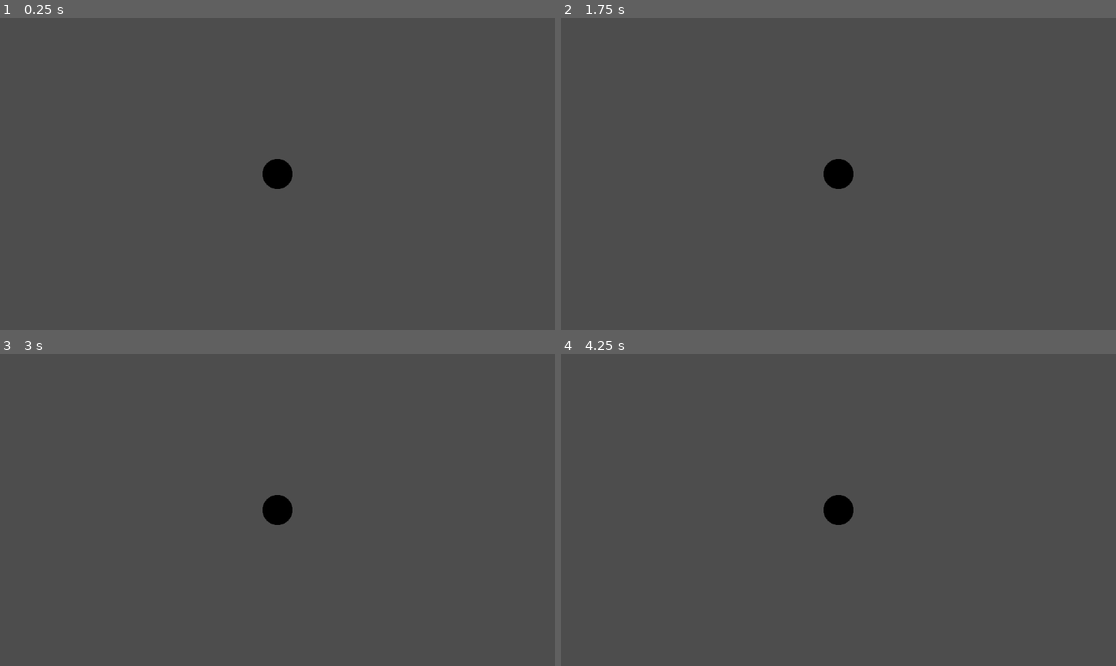
Above: before the commit, frames 1-4 (two rows, left to right).
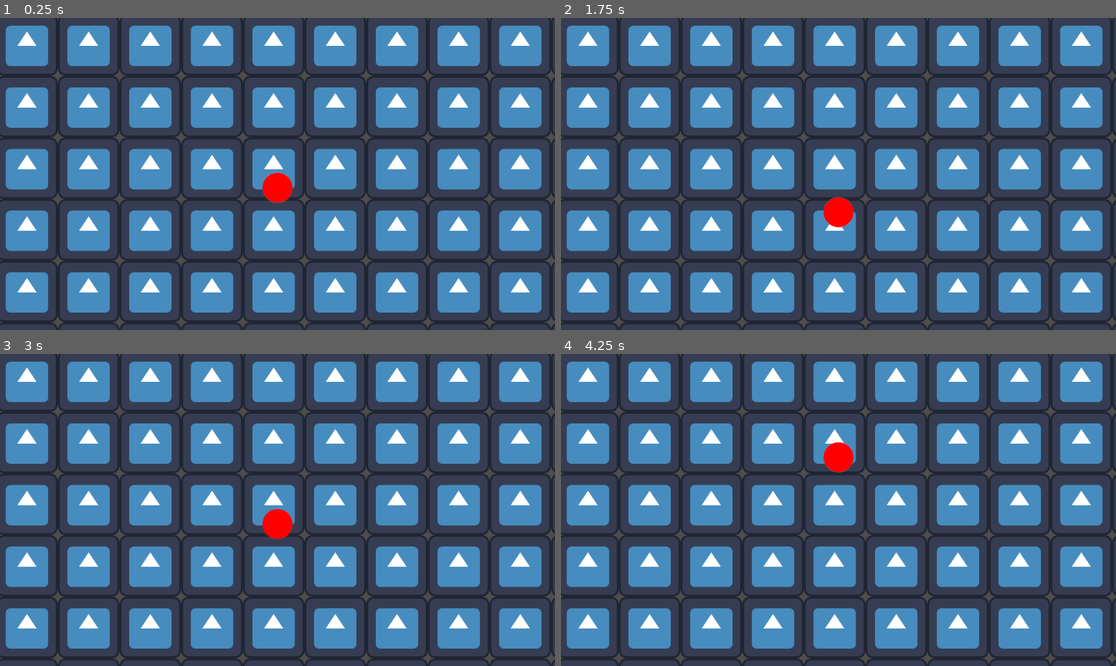
Above: after the commit, the same moments.

Repository: SpaceMonkeyy86/new-scene-game-jam-2025
Game: Godot game, scene res://scene_1.tscn
The game is run twice, just before and just after one commit, with the same random seed, the same clock (stepped at 60 frames per second) and the same inputs. The engine's default icon, where the game draws it, is replaced by a stand-in: a white triangle on a blue panel in a dark square.
Inputs (mouse positions are in pixels of both pictures, inside the frame that each line leads up to):
- Up to frame 1 (0.25 s): no input
- Up to frame 2 (1.75 s): move the mouse to (960, 158) at 0.52 s; click (960, 158) at 0.67 s; move the mouse to (727, 189) at 1.27 s; click (727, 189) at 1.42 s
- Up to frame 3 (3 s): move the mouse to (333, 441) at 2.02 s; click (333, 441) at 2.17 s; move the mouse to (249, 572) at 2.77 s; click (249, 572) at 2.92 s
- Up to frame 4 (4.25 s): move the mouse to (1005, 556) at 3.52 s; click (1005, 556) at 3.67 s

The runs differ from the first frame. In frame 1, 58% of the frame differs, in the area x 0-100%, y 0-100%; in frame 2, 58%; in frame 3, 58%; in frame 4, 58%.

Commit message:
Jumping character

Diff:
--- /dev/null
+++ b/CharacterController.gd
@@ -0,0 +1,13 @@
+extends RigidBody2D
+
+@export var speed = 400
+
+func _process(delta):
+	print(position)
+	if Input.is_mouse_button_pressed(MOUSE_BUTTON_LEFT):
+		set_axis_velocity(Vector2.ZERO)
+		apply_force(Vector2.UP * speed * delta)
+
+func _integrate_forces(state):
+	if Input.is_mouse_button_pressed(MOUSE_BUTTON_LEFT):
+		state.linear_velocity = Vector2.UP * speed
--- a/scene_1.tscn
+++ b/scene_1.tscn
@@ -1,9 +1,14 @@
-[gd_scene load_steps=4 format=3 uid="uid://b2hcjbtmi61t0"]
+[gd_scene load_steps=7 format=3 uid="uid://b2hcjbtmi61t0"]
+
+[ext_resource type="Script" uid="uid://cdpa4roxlubnf" path="res://CharacterController.gd" id="1_3sd7o"]
+[ext_resource type="Texture2D" uid="uid://bnhd0n38fog5y" path="res://icon.svg" id="2_3xosi"]
+
+[sub_resource type="PhysicsMaterial" id="PhysicsMaterial_3xosi"]
 
 [sub_resource type="Gradient" id="Gradient_icno0"]
 interpolation_mode = 1
 offsets = PackedFloat32Array(0, 0.7)
-colors = PackedColorArray(0, 0, 0, 1, 1, 1, 1, 0)
+colors = PackedColorArray(1, 0, 0, 1, 1, 1, 1, 0)
 
 [sub_resource type="GradientTexture2D" id="GradientTexture2D_3sd7o"]
 gradient = SubResource("Gradient_icno0")
@@ -11,18 +16,26 @@
 fill_from = Vector2(0.5, 0.5)
 
 [sub_resource type="CircleShape2D" id="CircleShape2D_3xosi"]
-radius = 29.51
 
 [node name="Scene1" type="Node2D"]
 
-[node name="Character" type="Node2D" parent="."]
-
-[node name="Camera2D" type="Camera2D" parent="Character"]
+[node name="Character" type="RigidBody2D" parent="."]
+physics_material_override = SubResource("PhysicsMaterial_3xosi")
+script = ExtResource("1_3sd7o")
 
 [node name="Sprite2D" type="Sprite2D" parent="Character"]
 texture = SubResource("GradientTexture2D_3sd7o")
 
-[node name="RigidBody2D" type="RigidBody2D" parent="Character"]
+[node name="CollisionShape2D" type="CollisionShape2D" parent="Character"]
+shape = SubResource("CircleShape2D_3xosi")
 
-[node name="CollisionShape2D" type="CollisionShape2D" parent="Character/RigidBody2D"]
-shape = SubResource("CircleShape2D_3xosi")
+[node name="CanvasLayer" type="CanvasLayer" parent="."]
+layer = -1
+
+[node name="Sprite2D" type="Sprite2D" parent="CanvasLayer"]
+texture_repeat = 2
+texture = ExtResource("2_3xosi")
+region_enabled = true
+region_rect = Rect2(0, 0, 10000, 10000)
+
+[node name="Camera2D" type="Camera2D" parent="."]
Not shown, added: CharacterController.gd.uid
